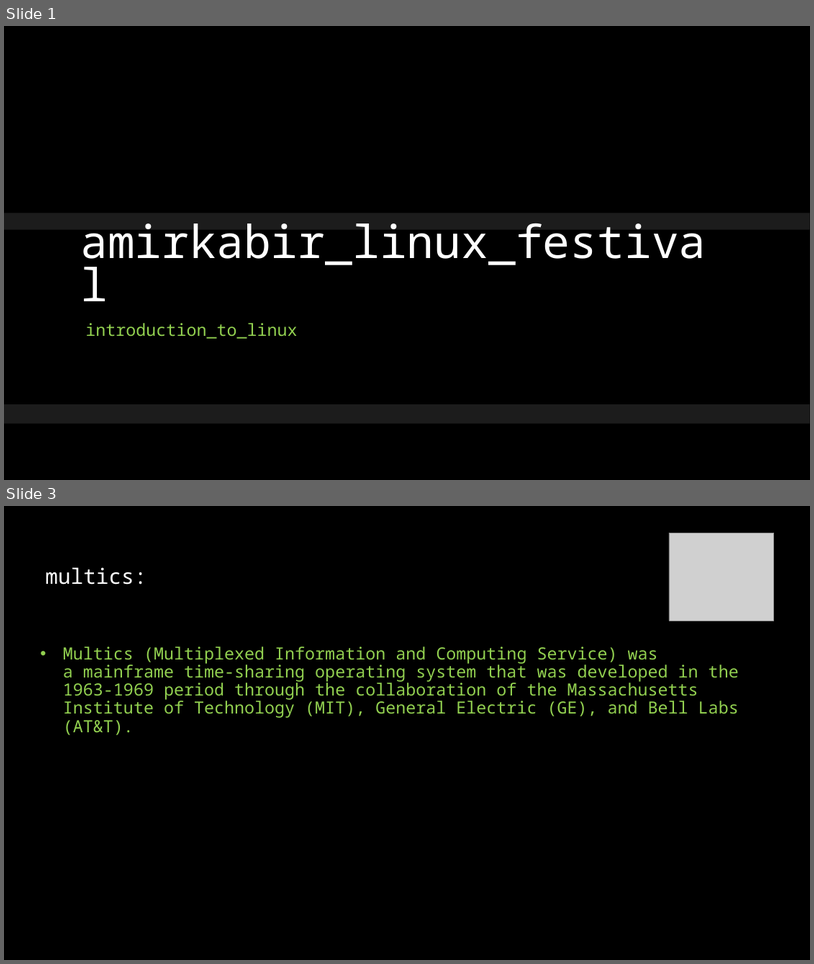
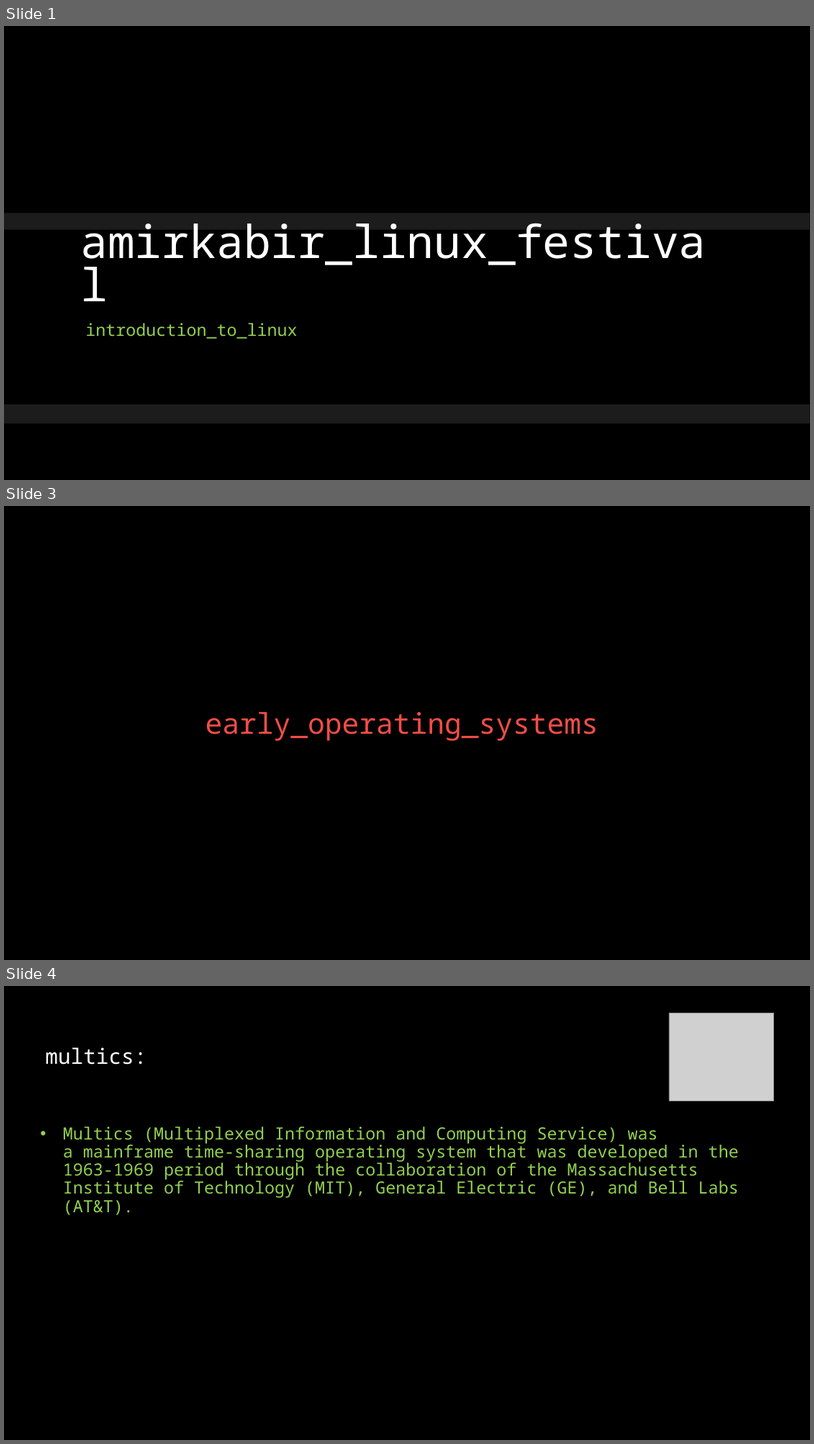
Before and after one commit to linuxfestival/introduction-to-linux-resources, a slide deck: amirkabir_linux_festival.pptx. Shown one above the other, each under a label of ours: slides 1 and 3 before the commit, slides 1, 3 and 4 after it; the slides between them are not shown. The pictures are 814x964 and 814x1444 pixels, drawn with LibreOffice and Linux fonts; fonts in the diff are those of the drawing; grey boxes stand for pictures; background and template pictures are left out. Boxes give left, top, right and bottom in pixels: in the first picture for what was removed or moved away, otherwise in the second. Text is boxed around its words. In the diff, an @@ line names an element or a change of style, - is before the commit and + after.

```diff
--- a/amirkabir_linux_festival.pptx
+++ b/amirkabir_linux_festival.pptx
@@ slide 3 added at bbox=[4, 506, 810, 960], background #000000 @@
@@ title added at bbox=[206, 712, 599, 741], 34 pt, text #F34D47 @@
+early_operating_systems
@@ what was slide 3 is now slide 4 @@
```
Also in this commit, not shown: 2 slides changed, 5 other slides added.
